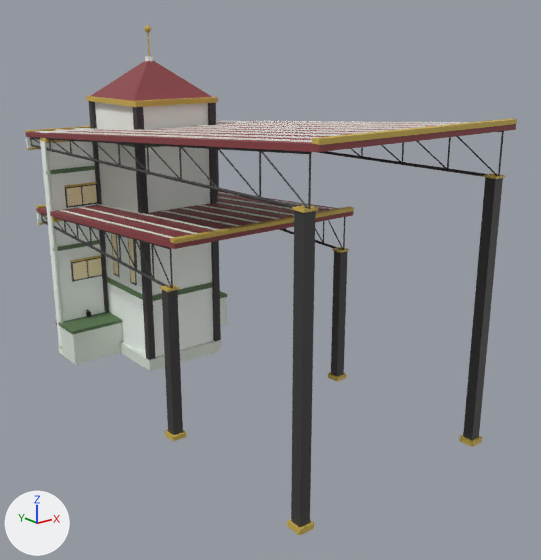
What one commit did to the glTF model src/assets/downs-stand.glb.
Rendered twice from a 50 mm camera at (-38.2, -71.1, 31.3) aimed at (1.8, -21.0, 11.3). The axes (+X, +Y, +Z) are drawn at lower left. The lights are the same throughout. The first picture is the older version. Where no turn or scale is listed for an object, it has been applied to the vertices. Vertices at exactly the same position are counted once.

Names of what the first picture shows: 'dn_back_mint', 'dn_roof_bay_barn', 'dn_roof_bay_black', 'dn_roof_bay_gold', 'dn_roof_bay_mint', 'dn_roof_bay_s_barn', 'dn_roof_bay_s_black', 'dn_roof_bay_s_gold', 'dn_suite_mint2', 'dn_tower_barn', 'dn_tower_black', 'dn_tower_mint' and 16 more.
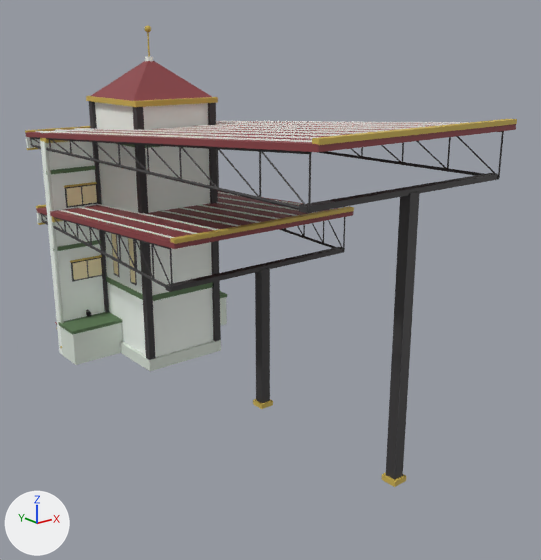
Where the newer file only moved an object's origin or applied its transform, the numbers keep the older frame.

The edits, one by one:
me_dn_roof_bay_black is used by ob_dn_roof_bay_black; location (0.0, -17.38, 12.83).
me_dn_roof_bay_black had 460 vertices, 732 faces and spanned x -9.7..9.7, y -21.3..21.3, z -12.7..12.7.
me_dn_roof_bay_black now has 460 vertices, 732 faces and spans x -9.5..9.5, y -21.3..21.3, z -12.7..12.7.
me_dn_roof_bay_black part 1: the loose piece of 8 vertices spanning x -9.7..-8.8, y -21.3..-20.4, z -12.7..9.2 is moved by (9.3, 0.0, 0.0).
me_dn_roof_bay_black part 2: a new loose piece, a box spanning x -9.45..9.45, y -21.17..-20.47, z 9.03..9.43, in mat_black (dark grey #3b393a).
me_dn_roof_bay_black part 3: the loose piece of 8 vertices spanning x 8.8..9.7, y -21.3..-20.4, z -12.7..9.2 is deleted.
me_dn_roof_bay_gold is used by ob_dn_roof_bay_gold; location (0.0, -17.45, 13.15).
me_dn_roof_bay_gold had 62 vertices, 92 faces and spanned x -10.0..10.0, y -22.1..22.1, z -13.1..13.1.
me_dn_roof_bay_gold now has 38 vertices, 56 faces and spans x -9.5..9.5, y -22.1..22.1, z -13.1..13.1.
me_dn_roof_bay_gold part 4: the loose piece of 8 vertices spanning x 8.6..10.0, y -21.4..-20.1, z -13.1..-12.7 is deleted.
me_dn_roof_bay_gold part 5: the loose piece of 8 vertices spanning x 8.7..9.9, y -21.3..-20.2, z 8.8..9.0 is deleted.
me_dn_roof_bay_gold part 6: the loose piece of 8 vertices spanning x -9.9..-8.7, y -21.3..-20.2, z 8.8..9.0 is deleted.
me_dn_roof_bay_gold part 7: 8 vertices moved from x -10.0..-8.6, y -21.4..-20.1, z -13.1..-12.7 to x -0.7..0.7, y -21.4..-20.1, z -13.1..-12.7.
me_dn_roof_bay_s_black is used by ob_dn_roof_bay_s_black; location (0.0, -9.88, 8.33).
me_dn_roof_bay_s_black had 460 vertices, 732 faces and spanned x -9.8..9.8, y -12.8..12.8, z -8.2..8.2.
me_dn_roof_bay_s_black now has 460 vertices, 732 faces and spans x -9.5..9.5, y -12.8..12.8, z -8.2..8.2.
me_dn_roof_bay_s_black part 8: the loose piece of 8 vertices spanning x -9.8..-8.8, y -12.8..-11.9, z -8.2..4.7 is moved by (9.3, 0.0, 0.0).
me_dn_roof_bay_s_black part 9: a new loose piece, a box spanning x -9.45..9.45, y -12.67..-11.97, z 4.53..4.94, in mat_black (dark grey #3b393a).
me_dn_roof_bay_s_black part 10: the loose piece of 8 vertices spanning x 8.8..9.8, y -12.8..-11.9, z -8.2..4.7 is deleted.
me_dn_roof_bay_s_gold is used by ob_dn_roof_bay_s_gold; location (0.0, -9.95, 8.65).
me_dn_roof_bay_s_gold had 62 vertices, 92 faces and spanned x -10.0..10.0, y -13.6..13.6, z -8.6..8.6.
me_dn_roof_bay_s_gold now has 38 vertices, 56 faces and spans x -9.5..9.5, y -13.6..13.6, z -8.6..8.6.
me_dn_roof_bay_s_gold part 11: the loose piece of 8 vertices spanning x -10.0..-8.7, y -12.9..-11.6, z -8.6..-8.2 is moved by (9.3, 0.0, 0.0).
me_dn_roof_bay_s_gold part 12: the loose piece of 8 vertices spanning x -9.8..-8.8, y -12.8..-11.7, z 4.3..4.5 is deleted.
me_dn_roof_bay_s_gold part 13: the loose piece of 8 vertices spanning x 8.7..10.0, y -12.9..-11.6, z -8.6..-8.2 is deleted.
me_dn_roof_bay_s_gold part 14: the loose piece of 8 vertices spanning x 8.8..9.8, y -12.8..-11.7, z 4.3..4.5 is deleted.

Changed parts and their boxes (x1, y1, x2, y2) in the pictures (541 x 560 px; the box of a moved part takes in the faces that stretch with it):
'dn_roof_bay_black', reshaped (12% shorter): before (29, 131, 504, 527); after (29, 131, 504, 480)
'dn_roof_bay_s_black', reshaped (14% shorter): before (40, 213, 348, 435); after (40, 213, 345, 403)
'dn_roof_bay_gold', reshaped (12% shorter): before (25, 119, 517, 536); after (25, 119, 517, 487)
'dn_roof_bay_s_gold', reshaped (14% shorter): before (36, 205, 354, 442); after (36, 205, 354, 409)
part 1 of me_dn_roof_bay_black, moved or reshaped: before (291, 210, 316, 527); after (386, 191, 420, 480)
part 2 of me_dn_roof_bay_black, added: after (299, 173, 498, 213)
part 3 of me_dn_roof_bay_black, deleted: before (463, 177, 503, 440)
part 4 of me_dn_roof_bay_gold, deleted: before (459, 435, 482, 447)
part 5 of me_dn_roof_bay_gold, deleted: before (483, 173, 505, 179)
part 6 of me_dn_roof_bay_gold, deleted: before (292, 205, 318, 213)
part 7 of me_dn_roof_bay_gold, moved or reshaped: before (287, 519, 314, 536); after (382, 473, 406, 487)
part 8 of me_dn_roof_bay_s_black, moved or reshaped: before (162, 290, 183, 435); after (255, 268, 270, 403)
part 9 of me_dn_roof_bay_s_black, added: after (165, 247, 345, 292)
part 10 of me_dn_roof_bay_s_black, deleted: before (331, 251, 348, 376)
part 11 of me_dn_roof_bay_s_gold, moved or reshaped: before (165, 430, 186, 442); after (253, 399, 273, 409)
part 12 of me_dn_roof_bay_s_gold, deleted: before (160, 285, 179, 292)
part 13 of me_dn_roof_bay_s_gold, deleted: before (328, 372, 347, 382)
part 14 of me_dn_roof_bay_s_gold, deleted: before (332, 247, 349, 253)
